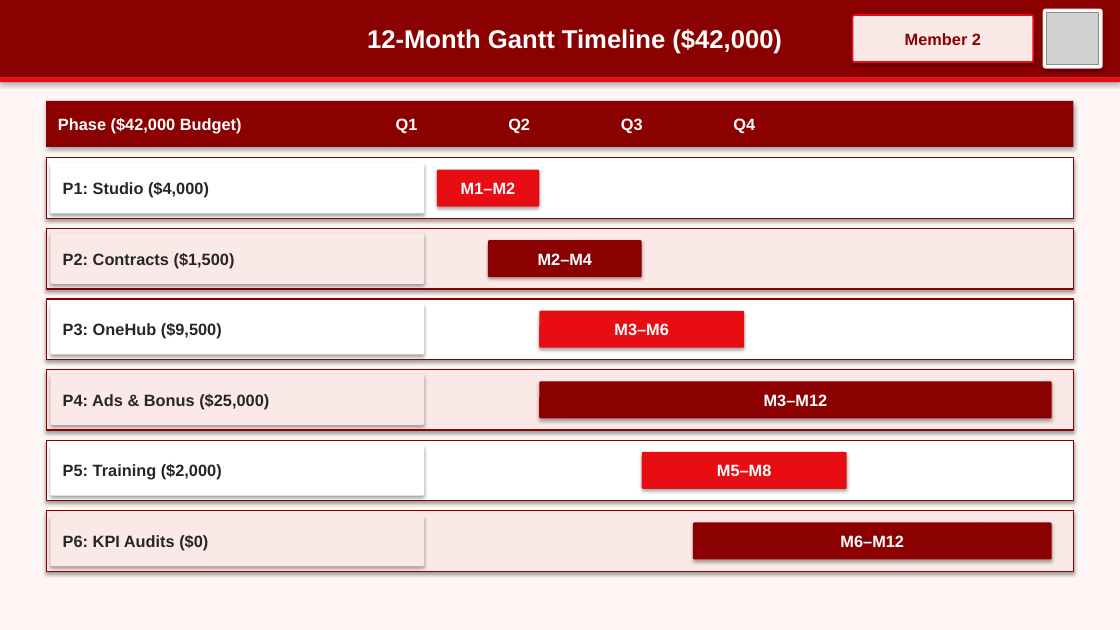
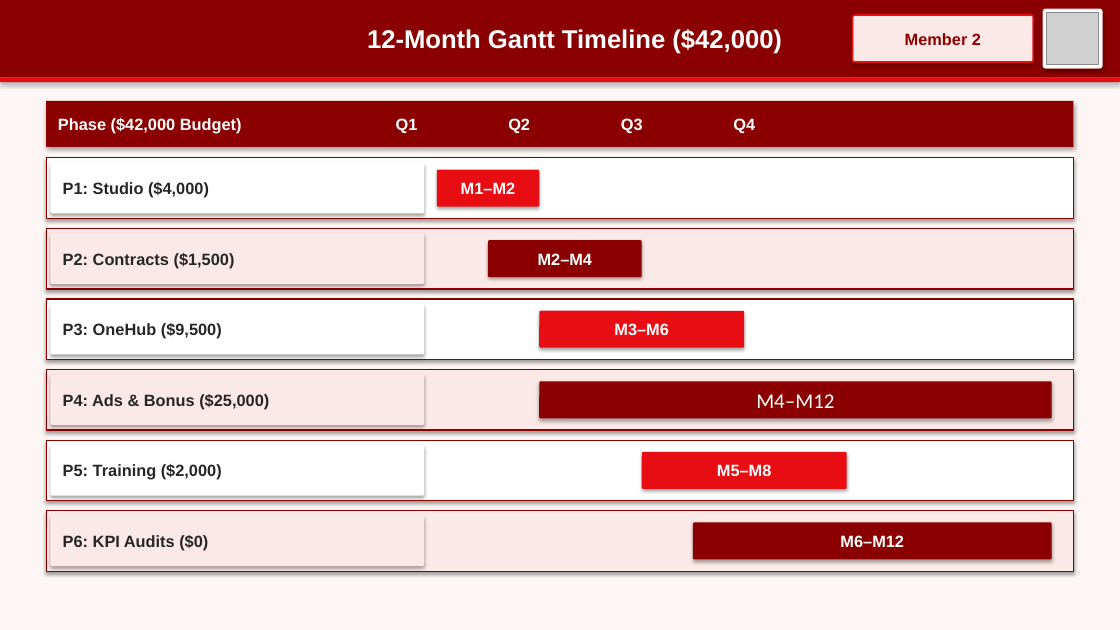
Before and after one commit to xumoyun07/alfa-management, a slide deck: slide 7 of docs/ALFA_University_College_Management_Plan_v4 (1).pptx. Drawn at 1120x630 pixels with LibreOffice and Linux fonts; fonts in the diff are those of the drawing; grey boxes stand for pictures. Boxes give left, top, right and bottom in pixels: in the first picture for what was removed or moved away, otherwise in the second. Text is boxed around its words. In the diff, an @@ line names an element or a change of style, - is before the commit and + after.

```diff
--- a/docs/ALFA_University_College_Management_Plan_v4 (1).pptx
+++ b/docs/ALFA_University_College_Management_Plan_v4 (1).pptx
@@ text in rounded rectangle at [756,394,834,408]: text changed; size 14 to 18 pt; font Arial to Calibri; bold off @@
-M3–M12
+M4–M12
```
Also in this commit, not shown: 1 other slide changed, 12 other files.
